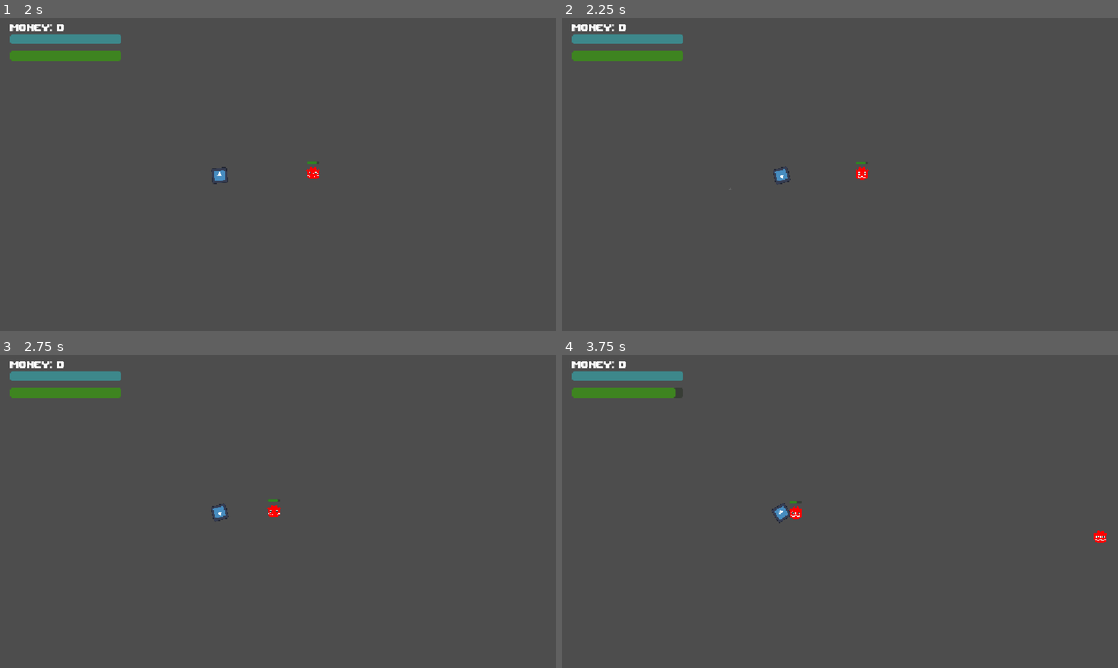
Above: before the commit, frames 1-4 (two rows, left to right).
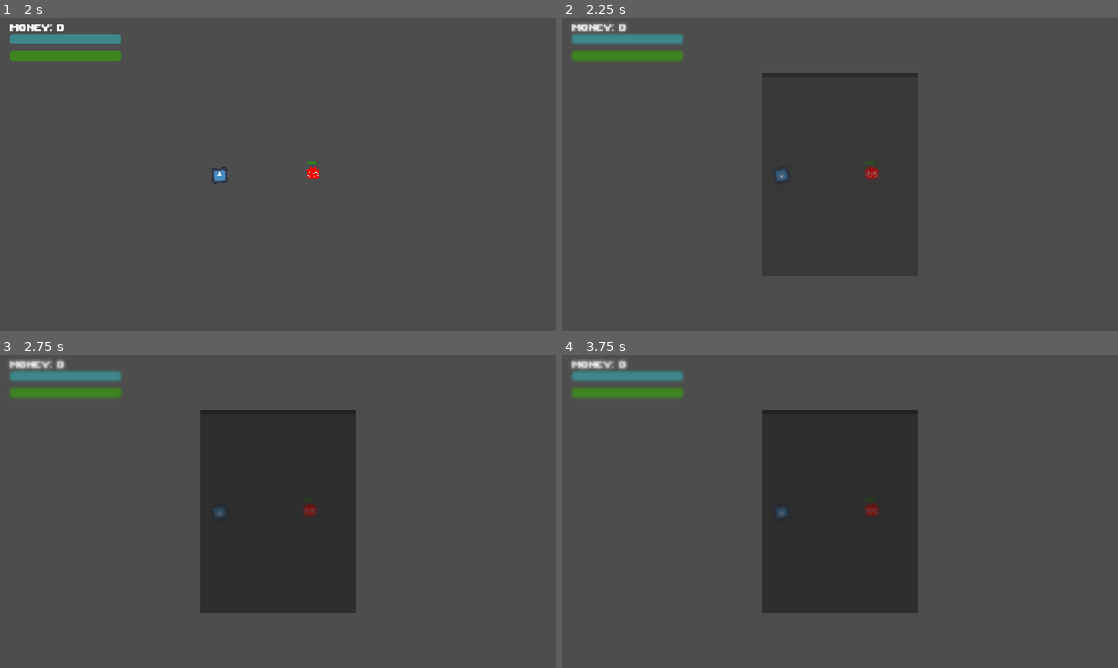
Above: after the commit, the same moments.

Repository: kamil-krecisz/TopDown-Shooting-Game
Game: Godot game, scene res://Scenes/main_menu.tscn
Same seed, same stepped clock (60 frames per second), same inputs: the game is played once before the commit and once after it. The engine's default icon, where the game draws it, is replaced by a stand-in: a white triangle on a blue panel in a dark square.
Inputs (mouse positions are in pixels of both pictures, inside the frame that each line leads up to):
- Up to frame 1 (2 s): click "Play" at 0.5 s; move the mouse to (400, 158) at 1.27 s; click (400, 158) at 1.35 s
- Up to frame 2 (2.25 s): move the mouse to (728, 190) at 2.02 s; hold Escape (Esc_down, bound only after the commit) from 2.03 s (still down); click (728, 190) at 2.1 s
- Up to frame 3 (2.75 s): keep holding Escape (Esc_down, bound only after the commit)
- Up to frame 4 (3.75 s): release Escape (Esc_down, bound only after the commit) at 2.75 s; click (840, 411) at 2.77 s; move the mouse to (895, 442) at 3.52 s; click (895, 442) at 3.6 s

Frame 1 is identical in both runs. In frame 2, 0.8% of the frame differs, in the area x 1-64%, y 1-55%; in frame 3, 18%; in frame 4, 18%, in the area x 1-98%, y 1-83%.

Commit message:
Commit 7th - Added pause function

Diff:
--- a/Scenes/Main.tscn
+++ b/Scenes/Main.tscn
@@ -6,6 +6,7 @@
 [ext_resource type="Script" uid="uid://dvcmuscfrraou" path="res://Scripts/camera_2d.gd" id="2_v1gob"]
 [ext_resource type="PackedScene" uid="uid://qg0mt48njdla" path="res://Scenes/enemy.tscn" id="4_rgh2o"]
 [ext_resource type="FontFile" uid="uid://d22lpv7e76hh4" path="res://Fonts/upheavtt.ttf" id="4_v1gob"]
+[ext_resource type="PackedScene" uid="uid://cdafinrff8bx2" path="res://Scenes/pause_menu.tscn" id="7_jw32o"]
 
 [sub_resource type="Curve2D" id="Curve2D_rgh2o"]
 _data = {
@@ -51,6 +52,8 @@
 value = 50.0
 show_percentage = false
 
+[node name="pause_menu" parent="ScreenCanvas" unique_id=1636271020 instance=ExtResource("7_jw32o")]
+
 [node name="Player" parent="." unique_id=708830804 instance=ExtResource("2_rgh2o")]
 position = Vector2(455, 326)
 
--- /dev/null
+++ b/Scenes/pause_menu.tscn
@@ -0,0 +1,95 @@
+[gd_scene format=3 uid="uid://cdafinrff8bx2"]
+
+[ext_resource type="Shader" uid="uid://cl10g80fhdr8j" path="res://Shaders/blur.gdshader" id="1_emv3i"]
+[ext_resource type="Script" uid="uid://cjkuocb3ukjsm" path="res://Scripts/pause_menu.gd" id="1_k0w1u"]
+
+[sub_resource type="ShaderMaterial" id="ShaderMaterial_y2c35"]
+shader = ExtResource("1_emv3i")
+shader_parameter/blur_value = 0.800000038
+
+[sub_resource type="Animation" id="Animation_1och7"]
+length = 0.001
+tracks/0/type = "value"
+tracks/0/imported = false
+tracks/0/enabled = true
+tracks/0/path = NodePath("ColorRect:modulate")
+tracks/0/interp = 1
+tracks/0/loop_wrap = true
+tracks/0/keys = {
+"times": PackedFloat32Array(0),
+"transitions": PackedFloat32Array(1),
+"update": 0,
+"values": [Color(1, 1, 1, 1)]
+}
+tracks/1/type = "value"
+tracks/1/imported = false
+tracks/1/enabled = true
+tracks/1/path = NodePath("PanelContainer:modulate")
+tracks/1/interp = 1
+tracks/1/loop_wrap = true
+tracks/1/keys = {
+"times": PackedFloat32Array(0),
+"transitions": PackedFloat32Array(1),
+"update": 0,
+"values": [Color(1, 1, 1, 0)]
+}
+
+[sub_resource type="Animation" id="Animation_k0w1u"]
+resource_name = "pause_resume"
+length = 0.25
+tracks/0/type = "value"
+tracks/0/imported = false
+tracks/0/enabled = true
+tracks/0/path = NodePath("ColorRect:modulate")
+tracks/0/interp = 1
+tracks/0/loop_wrap = true
+tracks/0/keys = {
+"times": PackedFloat32Array(0, 0.25),
+"transitions": PackedFloat32Array(1, 1),
+"update": 0,
+"values": [Color(1, 1, 1, 0), Color(1, 1, 1, 1)]
+}
+tracks/1/type = "value"
+tracks/1/imported = false
+tracks/1/enabled = true
+tracks/1/path = NodePath("PanelContainer:modulate")
+tracks/1/interp = 1
+tracks/1/loop_wrap = true
+tracks/1/keys = {
+"times": PackedFloat32Array(0, 0.25),
+"transitions": PackedFloat32Array(1, 1),
+"update": 0,
+"values": [Color(1, 1, 1, 0), Color(1, 1, 1, 1)]
+}
+
+[sub_resource type="AnimationLibrary" id="AnimationLibrary_k0w1u"]
+_data = {
+&"RESET": SubResource("Animation_1och7"),
+&"pause_resume": SubResource("Animation_k0w1u")
+}
+
+[node name="pause_menu" type="Node2D" unique_id=1636271020]
+process_mode = 3
+visible = false
+script = ExtResource("1_k0w1u")
+
+[node name="ColorRect" type="ColorRect" parent="." unique_id=91977834]
+material = SubResource("ShaderMaterial_y2c35")
+offset_right = 1152.0
+offset_bottom = 648.0
+
+[node name="AnimationPlayer" type="AnimationPlayer" parent="." unique_id=755769535]
+libraries/ = SubResource("AnimationLibrary_k0w1u")
+
+[node name="PanelContainer" type="PanelContainer" parent="." unique_id=690258889]
+modulate = Color(1, 1, 1, 0)
+offset_left = 414.0
+offset_top = 114.0
+offset_right = 738.0
+offset_bottom = 534.0
+
+[node name="VBoxContainer" type="VBoxContainer" parent="PanelContainer" unique_id=1204050990]
+layout_mode = 2
+
+[node name="Button" type="Button" parent="PanelContainer/VBoxContainer" unique_id=512276872]
+layout_mode = 2
--- /dev/null
+++ b/Scripts/pause_menu.gd
@@ -0,0 +1,20 @@
+extends Node2D
+
+
+@onready var animation_player: AnimationPlayer = $AnimationPlayer
+
+func pause():
+	visible = true
+	animation_player.play("pause_resume")
+	get_tree().paused = true
+
+func resume():
+	get_tree().paused = false
+	animation_player.play_backwards("pause_resume")
+	await get_tree().create_timer(0.2).timeout
+
+func _process(_delta):
+	if Input.is_action_just_pressed("Esc_down") && get_tree().paused == false: # Opening the pause menu
+		pause()
+	elif Input.is_action_just_pressed("Esc_down") && get_tree().paused == true: # Closing the pause menu
+		resume()
--- /dev/null
+++ b/Shaders/blur.gdshader
@@ -0,0 +1,10 @@
+shader_type canvas_item;
+uniform sampler2D SCREEN_TEXTURE: hint_screen_texture, filter_linear_mipmap;
+uniform float blur_value: hint_range(0.0, 5.0) = 1.5;
+
+
+
+void fragment() {
+	vec3 result = textureLod(SCREEN_TEXTURE, SCREEN_UV, blur_value).rgb;
+	COLOR.rgb = result;
+}
--- a/project.godot
+++ b/project.godot
@@ -52,6 +52,11 @@
 "events": [Object(InputEventKey,"resource_local_to_scene":false,"resource_name":"","device":-1,"window_id":0,"alt_press …(195 unchanged characters)…
 ]
 }
+Esc_down={
+"deadzone": 0.2,
+"events": [Object(InputEventKey,"resource_local_to_scene":false,"resource_name":"","device":-1,"window_id":0,"alt_pressed":false,"shift_pressed":false,"ctrl_pressed":false,"meta_pressed":false,"pressed":false,"keycode":0,"physical_keycode":4194305,"key_label":0,"unicode":0,"location":0,"echo":false,"script":null)
+]
+}
 
 [physics]
 
Not shown, added: Scripts/pause_menu.gd.uid
Not shown, added: Shaders/blur.gdshader.uid
